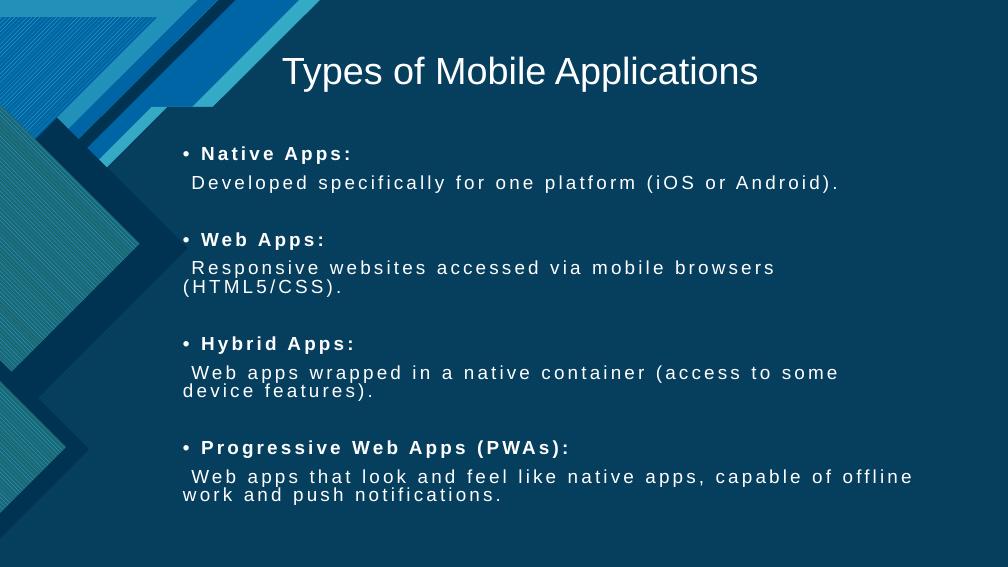
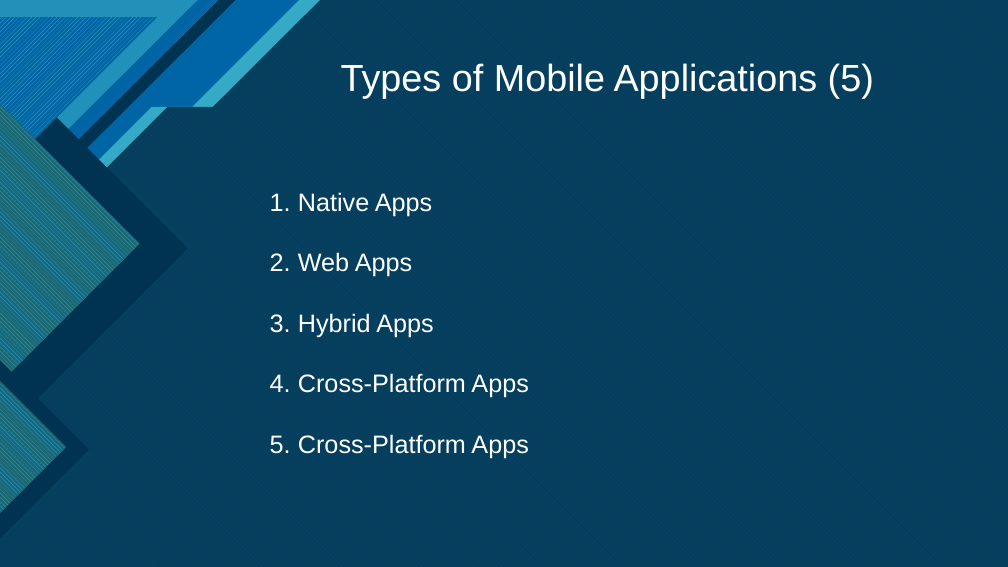
Before and after one commit to kelseafunwi/Group11SchoolWork, a slide deck: slide 4 of Task 1/Task 1 Mobile App Development.pptx (slide 5 before the commit). Drawn at 1008x567 pixels with LibreOffice and Linux fonts; fonts in the diff are those of the drawing. Boxes give left, top, right and bottom in pixels: in the first picture for what was removed or moved away, otherwise in the second. Text is boxed around its words. In the diff, an @@ line names an element or a change of style, - is before the commit and + after.

Commit message:
Updated the powerpoint slide

```diff
--- a/Task 1/Task 1 Mobile App Development.pptx
+++ b/Task 1/Task 1 Mobile App Development.pptx
@@ title at (341,63,874,99): text changed @@
-Types of Mobile Applications
+Types of Mobile Applications (5)
@@ subtitle removed at (183,146,912,505) @@
-• Native Apps:
-Developed specifically for one platform (iOS or Android).
-• Web Apps:
-Responsive websites accessed via mobile browsers (HTML5/CSS).
-• Hybrid Apps:
-Web apps wrapped in a native container (access to some device features).
-• Progressive Web Apps (PWAs):
-Web apps that look and feel like native apps, capable of offline work and push notifications.
@@ text added at (298,192,528,458), 24 pt, text #FFFFFF @@
+1. Native Apps
+2. Web Apps
+3. Hybrid Apps
+4. Cross-Platform Apps
+5. Cross-Platform Apps
```
Also in this commit, not shown: 4 other slides changed, 11 slides added, 1 slide removed.
